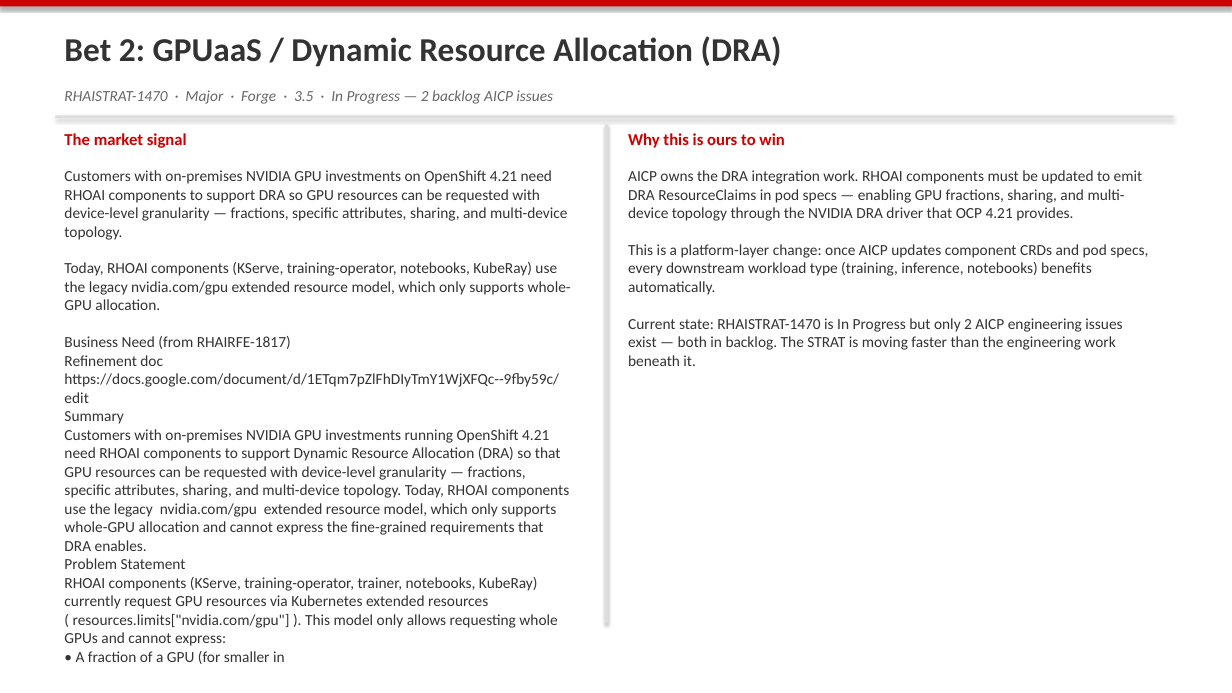
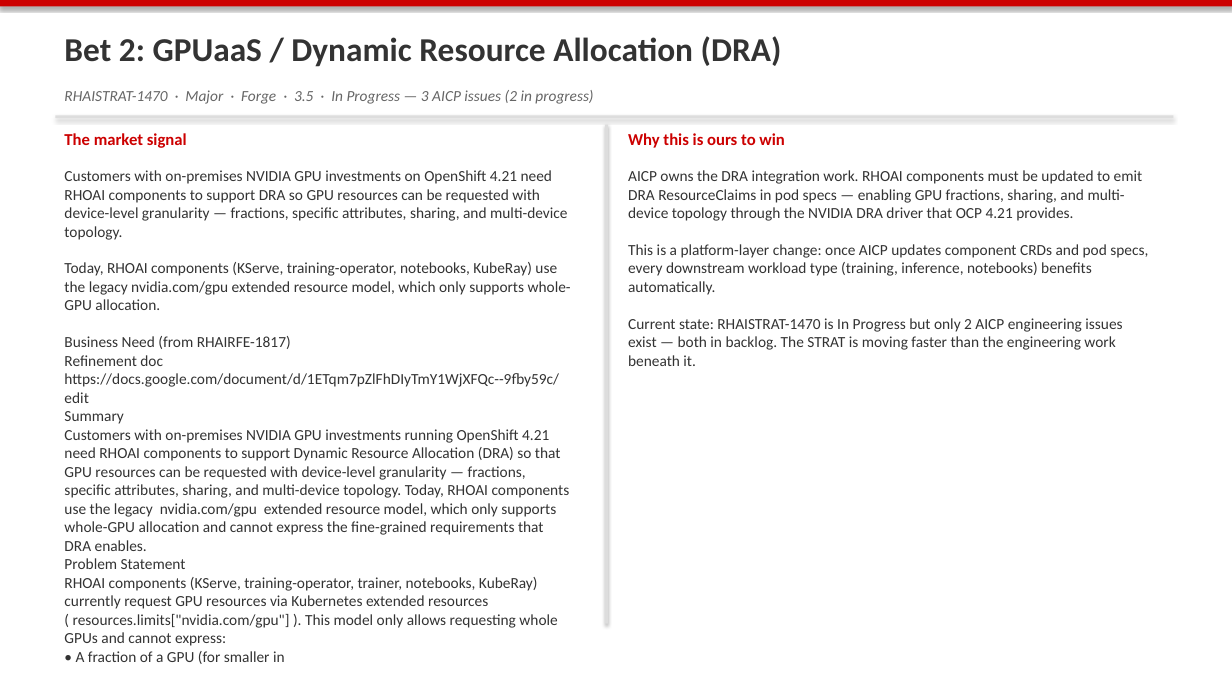
Before and after one commit to jkoehler-redhat/strategy-review, a slide deck: slide 11 of docs/strategy/2026-06-11_strategy_review.pptx. Drawn at 1232x693 pixels with LibreOffice and Linux fonts; fonts in the diff are those of the drawing. Boxes give left, top, right and bottom in pixels: in the first picture for what was removed or moved away, otherwise in the second. Text is boxed around its words. In the diff, an @@ line names an element or a change of style, - is before the commit and + after.

```diff
--- a/docs/strategy/2026-06-11_strategy_review.pptx
+++ b/docs/strategy/2026-06-11_strategy_review.pptx
@@ text at [64,90,593,104]: text changed @@
-RHAISTRAT-1470 · Major · Forge · 3.5 · In Progress — 2 backlog AICP issues
+RHAISTRAT-1470 · Major · Forge · 3.5 · In Progress — 3 AICP issues (2 in progress)
```
Also in this commit, not shown: 3 other slides changed, 3 other files.
